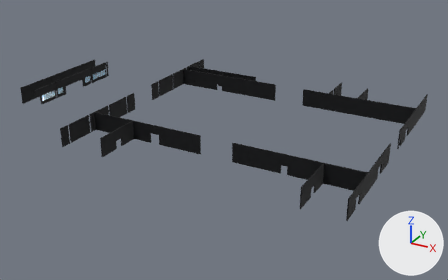
One commit to the glTF model godot/assets/models/tt_struct_f2_walls.glb: the scene before it, then after it.
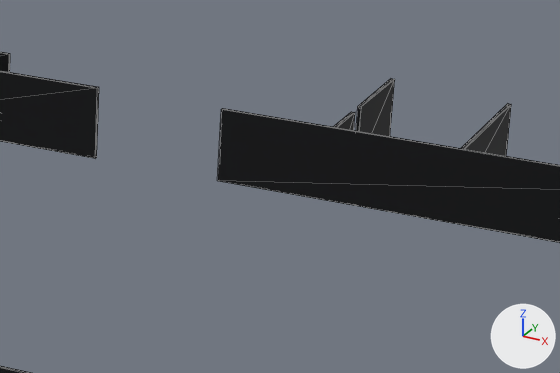
Old and new are each drawn whole from a 50 mm camera at (93.4, -157.6, 72.3) aimed at (7.1, -0.6, -6.2) and again close up on the part from 57% to 85% of the width and 23% to 53% of the height. Every picture has the same lights, and +X, +Y and +Z are marked at lower right. The first two pictures are the older version. The close-ups show mesh edges as thin lines. Objects named as collision shapes, trigger or cutter boxes, shadow casters or lower levels of detail are left out. Vertices at exactly the same position are counted once.

Script lines for the objects in view, before the commit:
```python
me_walls_f2 = bpy.data.meshes.new('Walls_F2')
me_walls_f2.from_pydata(...)  # 606 vertices, 1120 faces; spans x -59.7..59.7, y -39.2..39.2, z 0.0..5.6
me_walls_f2.materials.append(mat_tt_carbonslate)
# before: 398 (12.9, 24.5, 0.0) at pixel (95, 158), 399 (12.9, 24.5, 5.6) at pixel (97, 88), 402 (12.9, 24.8, 0.0) at pixel (96, 157), 403 (12.9, 24.8, 5.6) at pixel (99, 87), 404 (2.7, 24.6, 0.0)
# before: 405 (2.7, 24.6, 5.6)
ob_walls_f2 = bpy.data.objects.new('Walls_F2', me_walls_f2)
ob_walls_f2.location = (0.0, 0.0, 0.0)
```
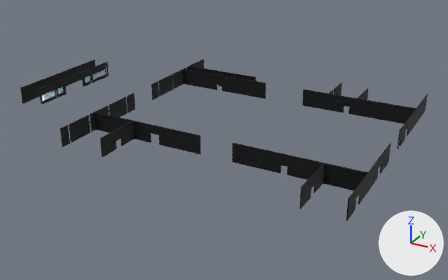
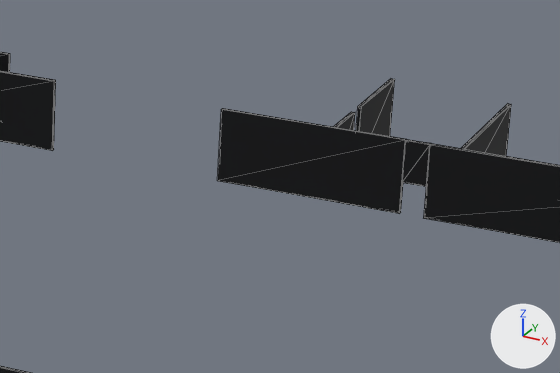
What differs and where, as boxes [x1, y1, x2, y2] in the close-ups (560 x 373 px; the box of a moved part takes in the faces that stretch with it):
part 1 of me_walls_f2, moved or reshaped
    before: [0, 71, 99, 158]
    after: [0, 71, 56, 151]
part 2 of me_walls_f2, cut back
    both: [218, 136, 560, 243]

Diff of the bpy script that builds the scene:
```diff
--- a/godot/assets/models/tt_struct_f2_walls.glb.py
+++ b/godot/assets/models/tt_struct_f2_walls.glb.py
@@ me_walls_f2 @@
 # used by ob_walls_f2; location = (0.0, 0.0, 0.0)
 # verts and faces of me_walls_f2; kept vertices keep their numbers, new ones are numbered from 606
-me_walls_f2.from_pydata(...)  # 606 vertices, 1120 faces; spans x -59.7..59.7, y -39.2..39.2, z 0.0..5.6
+me_walls_f2.from_pydata(...)  # 622 vertices, 1152 faces; spans x -59.7..59.7, y -39.2..39.2, z 0.0..5.6
+# me_walls_f2 part 1
+for i in [398, 399, 402, 403]: verts[i] += (-3.6, 0.0, 0.0)
+verts[404] = (0.9, 24.6, 0.0)  # moved
+verts[405] = (0.9, 24.6, 5.6)  # moved
+# me_walls_f2 part 2
+# 2 vertices are removed from x 41.2, y 24.6, z 0.0..5.6
+# 12 faces are deleted
+# 18 vertices are added at x 30.0..49.1, y 24.5..24.8, z 0.0..5.6
+# 44 new faces join them
 me_walls_f2.materials.append(mat_tt_carbonslate)
```
